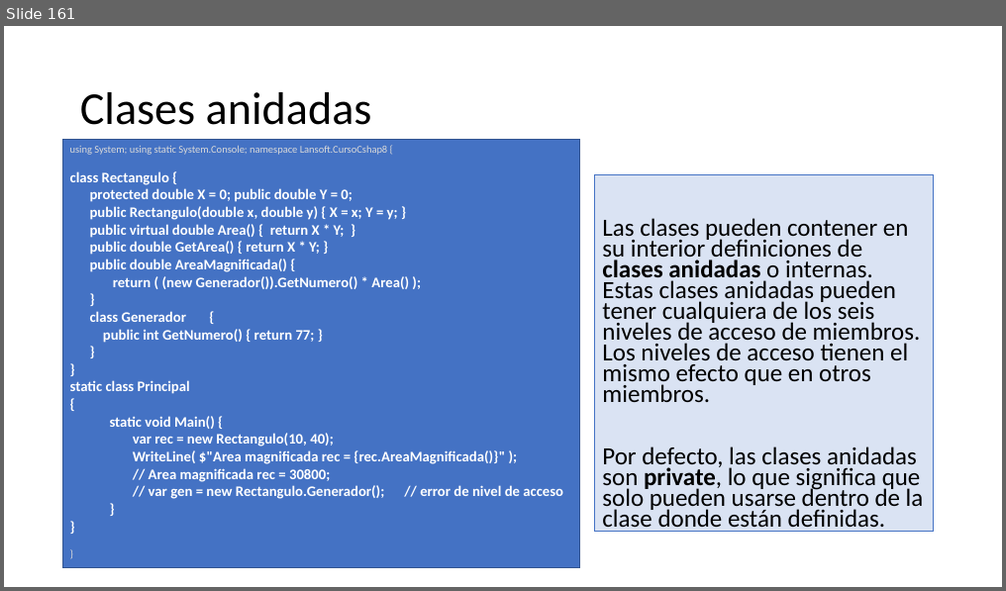
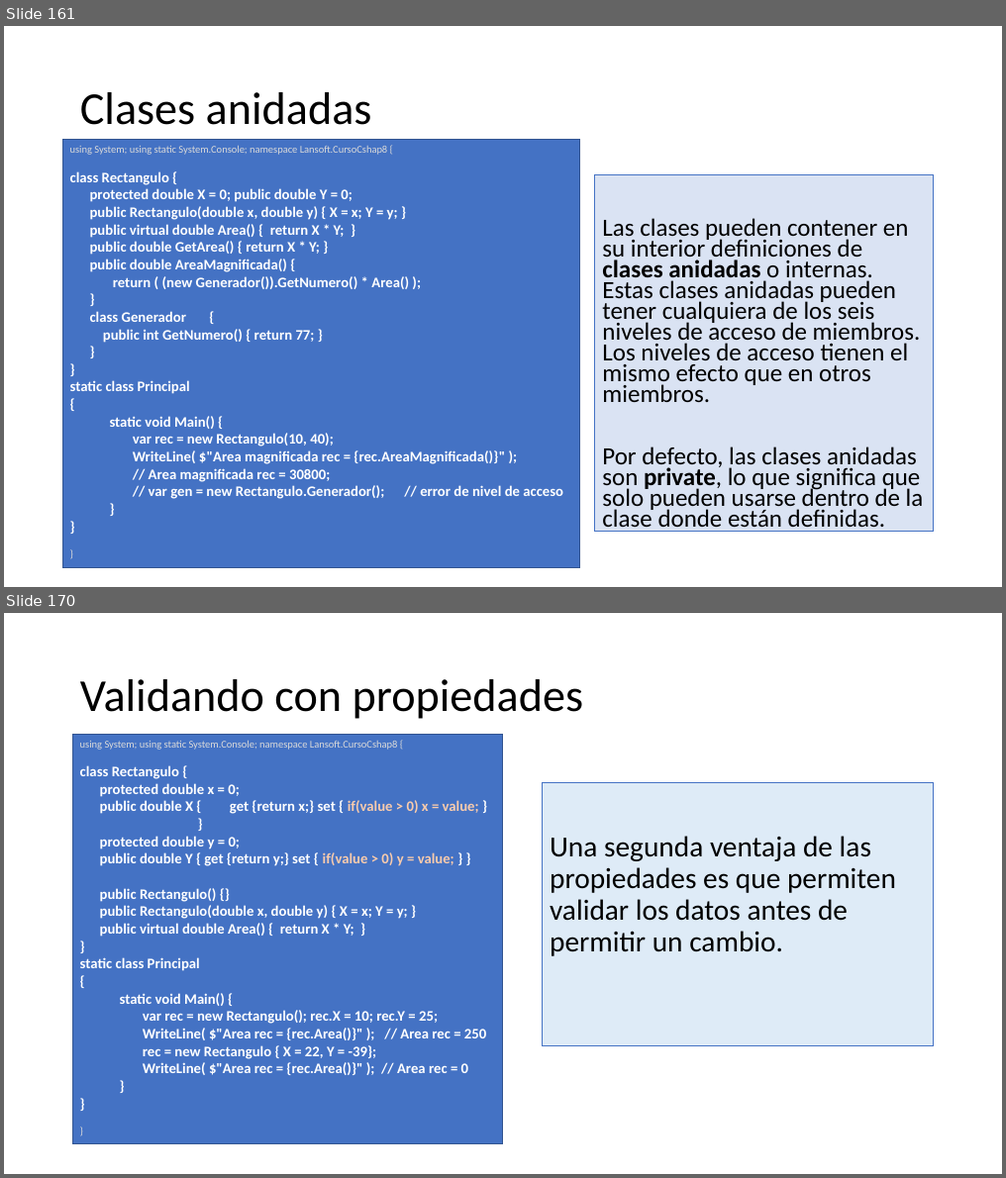
Before and after one commit to AlbertOsinaga/CursoCSharp__8, a slide deck: CSharpQuickReferencia.pptx. Shown one above the other, each under a label of ours: slide 161 before the commit, slides 161 and 170 after it; the slides between them are not shown. The pictures are 1006x591 and 1006x1178 pixels, drawn with LibreOffice and Linux fonts; fonts in the diff are those of the drawing. Boxes give left, top, right and bottom in pixels: in the first picture for what was removed or moved away, otherwise in the second. Text is boxed around its words. In the diff, an @@ line names an element or a change of style, - is before the commit and + after.

```diff
--- a/CSharpQuickReferencia.pptx
+++ b/CSharpQuickReferencia.pptx
@@ slide 170 added at (4,613,1002,1174), background #FFFFFF @@
@@ title added at (80,679,583,719), 44 pt, text #000000 @@
+Validando con propiedades
@@ rectangle added at (73,734,503,1145), fill #4472C4, outline #325491 1 pt, 14 pt, text #FFFFFF, bold @@
+using System; using static System.Console; namespace Lansoft.CursoCshap8 {
+class Rectangulo {
+protected double x = 0;
+public double X { get {return x;} set { if(value > 0) x = value; }
+}
+protected double y = 0;
+public double Y { get {return y;} set { if(value > 0) y = value; } }
+public Rectangulo() {}
+public Rectangulo(double x, double y) { X = x; Y = y; }
+public virtual double Area() { return X * Y; }
+}
+static class Principal
+{
+static void Main() {
+var rec = new Rectangulo(); rec.X = 10; rec.Y = 25;
+WriteLine( $"Area rec = {rec.Area()}" ); // Area rec = 250
+rec = new Rectangulo { X = 22, Y = -39};
+WriteLine( $"Area rec = {rec.Area()}" ); // Area rec = 0
+}
+}
+}
@@ text added at (543,783,934,1047), fill #DEEBF7, outline #4472C4 0.75 pt, 28 pt, text #000000 @@
+Una segunda ventaja de las propiedades es que permiten validar los datos antes de permitir un cambio.
```
Also in this commit, not shown: 9 other slides added.
